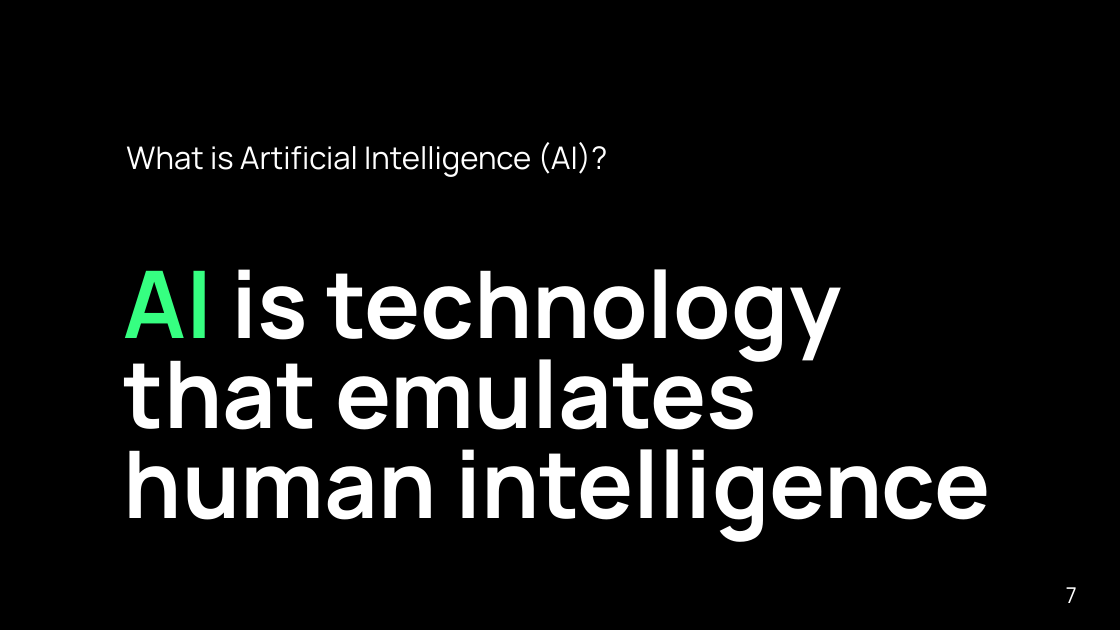
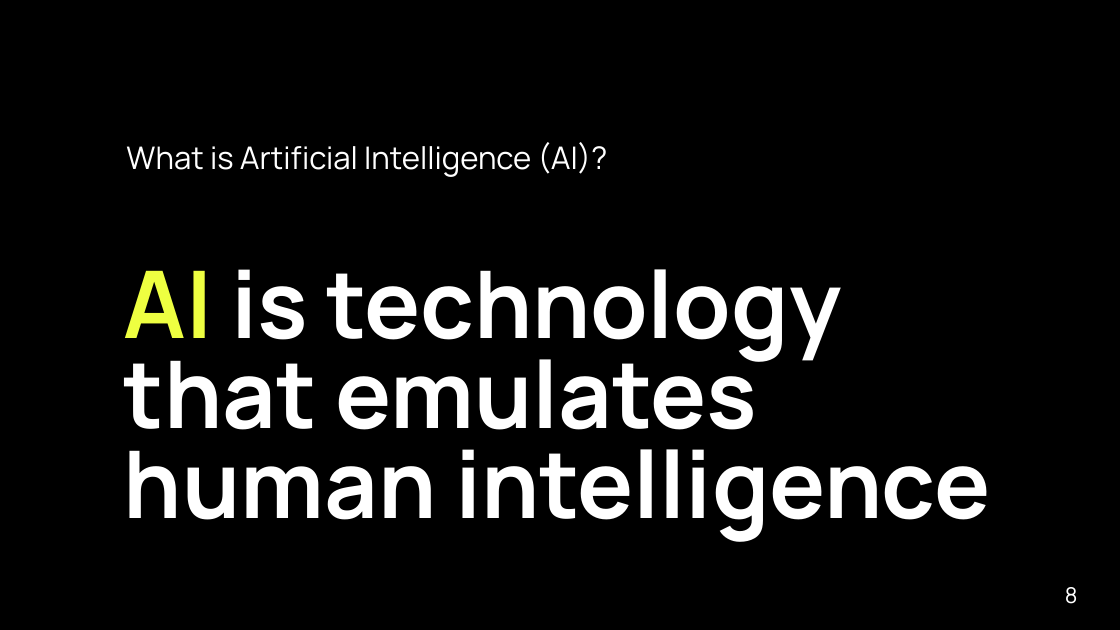
Before and after one commit to ggreen/real-time-AI-ML-event-streaming, a slide deck: slide 8 of docs/conferences/afrotech-realtime-ai-2024.pptx (slide 7 before the commit). Drawn at 1120x630 pixels with LibreOffice and Linux fonts; fonts in the diff are those of the drawing; background and template pictures are left out. Boxes give left, top, right and bottom in pixels: in the first picture for what was removed or moved away, otherwise in the second. Text is boxed around its words. In the diff, an @@ line names an element or a change of style, - is before the commit and + after.

```diff
--- a/docs/conferences/afrotech-realtime-ai-2024.pptx
+++ b/docs/conferences/afrotech-realtime-ai-2024.pptx
@@ text "AI is technology that emulates ..." at (124, 269, 990, 542): text colour #36FF81 to #EEFF41 in "AI" @@
@@ page number at (1065, 587, 1078, 604): text changed @@
-7
+8
```
Also in this commit, not shown: 15 other slides changed, 5 slides added, 2 slides removed, 13 other files.
